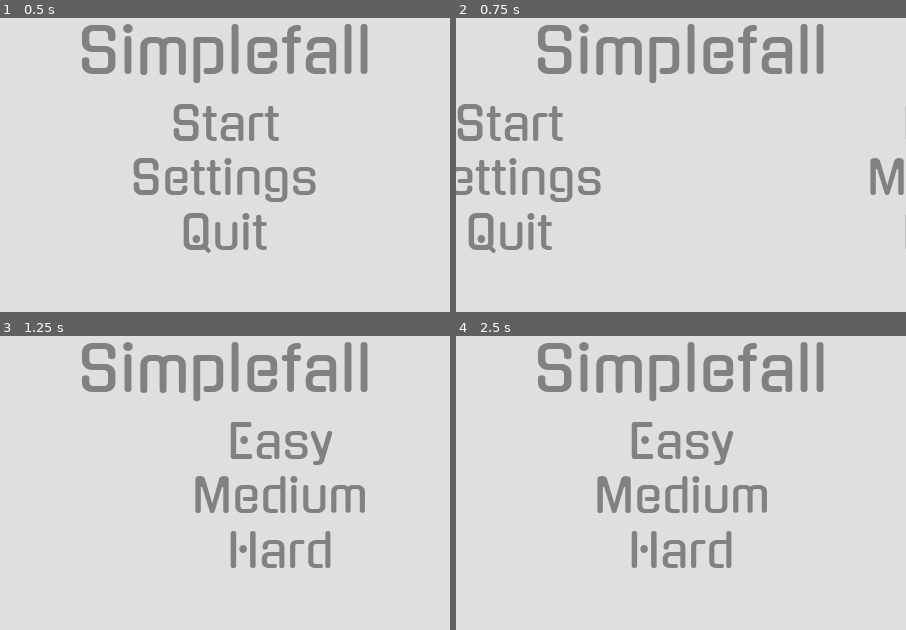
Above: before the commit, frames 1-4 (two rows, left to right).
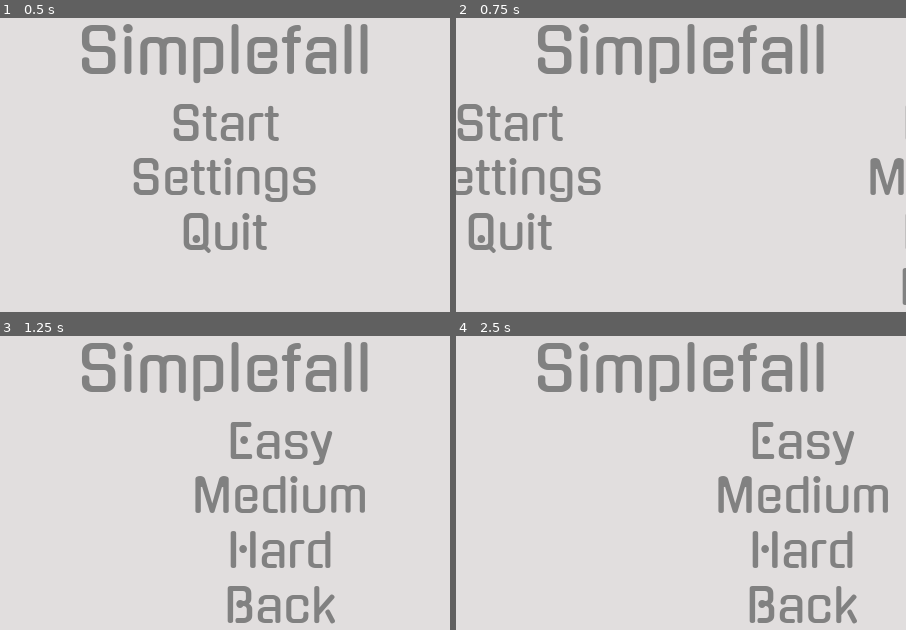
Above: after the commit, the same moments.

Repository: woliveira82/Mobile-App-Tutorial
Game: Godot game, scene res://Scenes/Game.tscn
Two runs of this game, one before a commit and one after it. Both use one fixed random seed, a clock stepped at 60 frames per second and the inputs below.
Inputs (mouse positions are in pixels of both pictures, inside the frame that each line leads up to):
- Up to frame 1 (0.5 s): no input
- Up to frame 2 (0.75 s): click "Start" at 0.5 s
- Up to frame 3 (1.25 s): no input
- Up to frame 4 (2.5 s): click (735, 606) at 1.25 s, where only the run after the commit has a clickable "Back"; click (681, 441) at 2 s, where only the run before the commit has a clickable "Easy"

Frame 1 is identical in both runs. In frame 2, 0.1% of the frame differs, in the area x 99-100%, y 85-98%; in frame 3, 1.3%; in frame 4, 9.5%, in the area x 31-96%, y 29-98%.

Commit message:
Projectile Parent Scene

Diff:
--- /dev/null
+++ b/Area2D.gd
@@ -0,0 +1,8 @@
+extends Area2D
+
+
+export (String) var areaType
+
+
+func _ready() -> void:
+	pass # Replace with function body.
--- /dev/null
+++ b/Projectile.gd
@@ -0,0 +1,18 @@
+extends Node2D
+
+
+onready var global = Global
+var y_speed = 0
+
+
+func _ready() -> void:
+	pass # Replace with function body.
+
+
+func _process(delta: float) -> void:
+	position.y += y_speed
+
+
+func _on_Area2D_area_entered(area: Area2D) -> void:
+	if get_node("Area2D").areaType == area.areaType:
+		queue_free()
--- a/Scenes/Game.tscn
+++ b/Scenes/Game.tscn
@@ -148,8 +148,26 @@
 focus_mode = 0
 custom_fonts/font = ExtResource( 2 )
 custom_colors/font_color = Color( 0.509804, 0.509804, 0.509804, 1 )
+custom_colors/font_color_hover = Color( 0.509804, 0.509804, 0.509804, 1 )
+custom_colors/font_color_pressed = Color( 0.376471, 0.376471, 0.376471, 1 )
 enabled_focus_mode = 0
 text = "Hard"
+flat = true
+__meta__ = {
+"_edit_use_anchors_": false
+}
+
+[node name="Back" type="Button" parent="UI/MenuButtons/Difficult/DifficultMenu"]
+margin_top = 213.0
+margin_right = 576.0
+margin_bottom = 280.0
+focus_mode = 0
+custom_fonts/font = ExtResource( 2 )
+custom_colors/font_color = Color( 0.509804, 0.509804, 0.509804, 1 )
+custom_colors/font_color_hover = Color( 0.509804, 0.509804, 0.509804, 1 )
+custom_colors/font_color_pressed = Color( 0.376471, 0.376471, 0.376471, 1 )
+enabled_focus_mode = 0
+text = "Back"
 flat = true
 __meta__ = {
 "_edit_use_anchors_": false
@@ -166,3 +184,4 @@
 [node name="Global" type="Node2D" parent="."]
 script = ExtResource( 6 )
 [connection signal="pressed" from="UI/MenuButtons/Start/StartMenu/Start" to="UI/MenuButtons" method="_on_Start_pressed"]
+[connection signal="pressed" from="UI/MenuButtons/Difficult/DifficultMenu/Back" to="UI/MenuButtons" method="_on_Back_pressed"]
--- a/Scenes/MenuButtons.gd
+++ b/Scenes/MenuButtons.gd
@@ -19,3 +19,8 @@
 func _on_Start_pressed() -> void:
 	get_node("Start").move(Vector2(-576, 400))
 	get_node("Difficult").move(Vector2(0, 400))
+
+
+func _on_Back_pressed() -> void:
+	get_node("Start").move(Vector2(0, 400))
+	get_node("Difficult").move(Vector2(576, 400))
--- /dev/null
+++ b/Scenes/Projectile.tscn
@@ -0,0 +1,18 @@
+[gd_scene load_steps=4 format=2]
+
+[ext_resource path="res://Area2D.gd" type="Script" id=1]
+[ext_resource path="res://Projectile.gd" type="Script" id=2]
+
+[sub_resource type="RectangleShape2D" id=1]
+
+[node name="Projectile" type="Node2D"]
+script = ExtResource( 2 )
+
+[node name="Sprite" type="Sprite" parent="."]
+
+[node name="Area2D" type="Area2D" parent="."]
+script = ExtResource( 1 )
+
+[node name="CollisionShape2D" type="CollisionShape2D" parent="Area2D"]
+shape = SubResource( 1 )
+[connection signal="area_entered" from="Area2D" to="." method="_on_Area2D_area_entered"]
